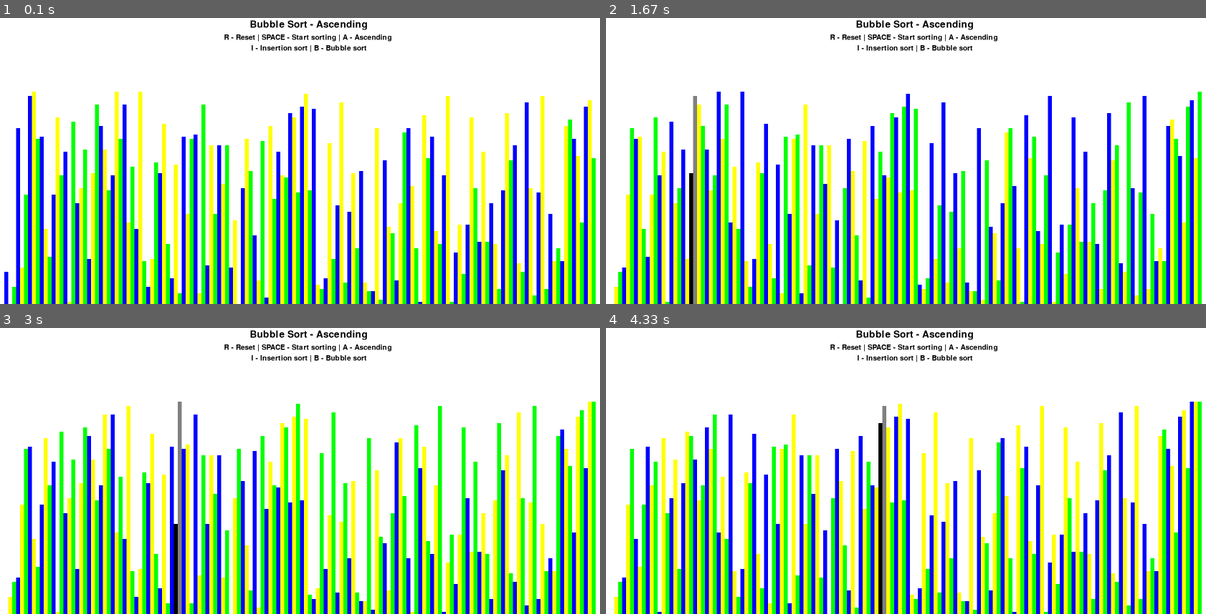
Above: before the commit, frames 1-4 (two rows, left to right).
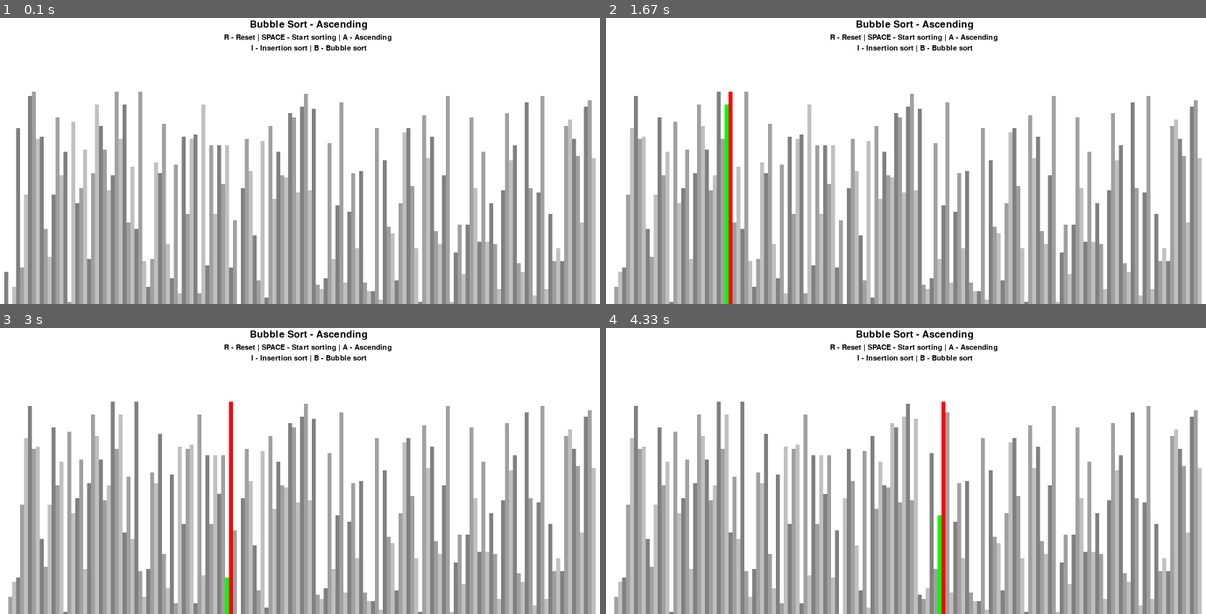
Above: after the commit, the same moments.

Repository: omals/SortVisPygame
Game: pygame game, started from SortVis.py
Two runs of this game, one before a commit and one after it. Both use one fixed random seed, a clock stepped at 60 frames per second and the inputs below.
Inputs:
- Up to frame 1 (0.1 s): no input
- Up to frame 2 (1.67 s): tap Space at 0.33, 0.73, 1.03 s; hold D 0.67-1.13 s; tap I at 0.82 s
- Up to frame 3 (3 s): no input
- Up to frame 4 (4.33 s): no input

The runs differ from the first frame. In frame 1, 38% of the frame differs, in the area x 0-100%, y 25-100%; in frame 2, 49%; in frame 3, 51%; in frame 4, 51%, in the area x 1-100%, y 25-100%.

Commit message:
pygame file

Diff:
--- a/SortVis.py
+++ b/SortVis.py
@@ -13,9 +13,9 @@
     BACKGROUND_COLOR = WHITE
 
     GRADIENTS = [
-        (0,0,255) ,
-        (255,255,0),
-        (0,255,0)]
+        (128, 128, 128) ,
+        (160, 160, 160),
+        (192, 192, 192)]
 
     FONT = pygame.font.SysFont('comicsanms', 30)
     LARGE_FONT =  pygame.font.SysFont('comicsans',40)
@@ -98,7 +98,7 @@
 
             if (num1>num2 and ascending) or (num1<num2 and not ascending):
                 lst[j],lst[j+1] = lst[j+1],lst[j]
-                draw_list(draw_info,{j : draw_info.BLACK, j+1 : draw_info.GREY},True)
+                draw_list(draw_info,{j : draw_info.GREEN, j+1 : draw_info.RED},True)
                 yield True
 
     return lst
@@ -120,7 +120,7 @@
             lst[i] = lst[i - 1]
             i = i-1
             lst[i] = current
-            draw_list(draw_info , {i-1 : draw_info.BLACK , i:draw_info.GREY},True)
+            draw_list(draw_info , {i-1 : draw_info.GREEN , i:draw_info.RED},True)
             yield True
 
     return lst
@@ -143,7 +143,7 @@
     sorting_algorithm_generator = None
 
     while run:
-        clock.tick(1520)   #(sort speed)
+        clock.tick(20)   #(sort speed)
 
         if sorting:
             try:
